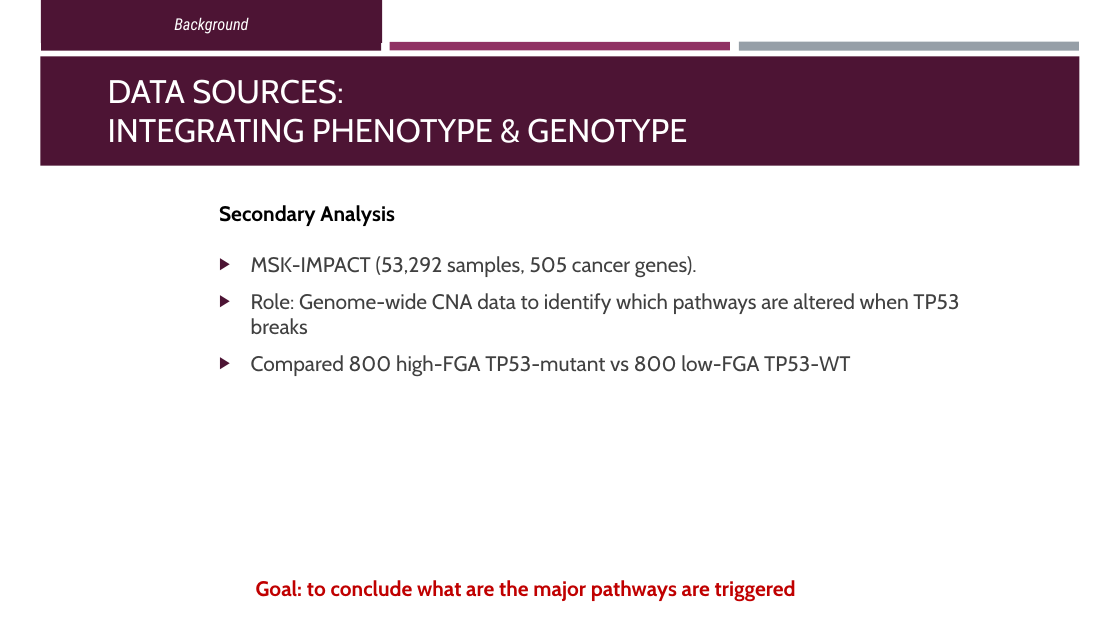
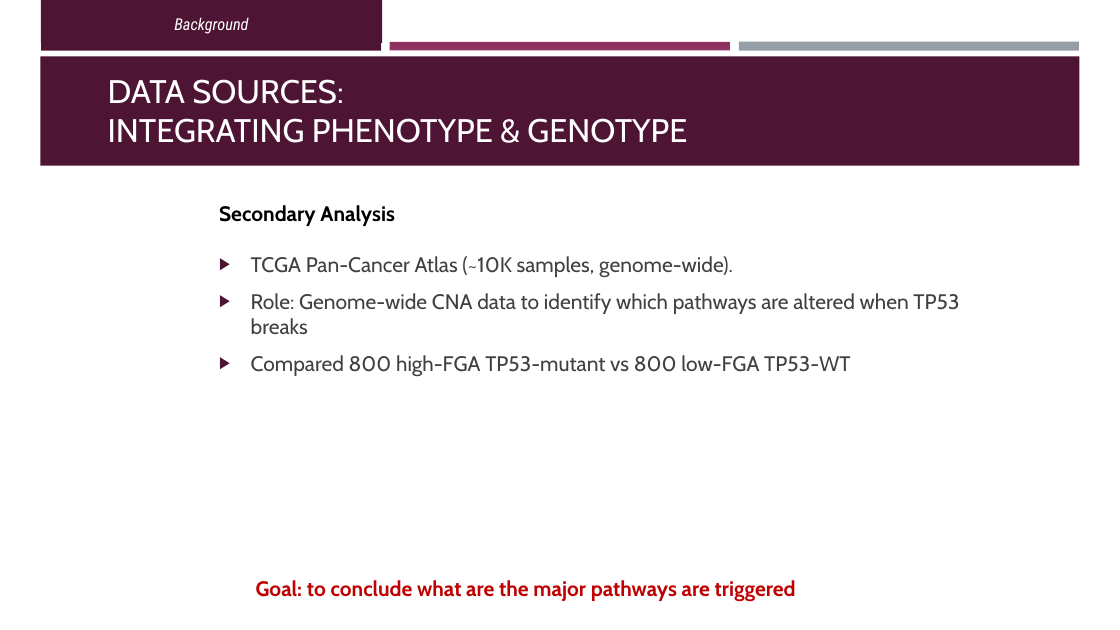
Before and after one commit to OrnitB/cancer_bioinformatics, a slide deck: slide 10 of project/project_background/Final Project Presentation - Ornit - Cancer Bioinfo March 2026.pptx. Drawn at 1120x630 pixels with LibreOffice and Linux fonts; fonts in the diff are those of the drawing. Boxes give left, top, right and bottom in pixels: in the first picture for what was removed or moved away, otherwise in the second. Text is boxed around its words. In the diff, an @@ line names an element or a change of style, - is before the commit and + after.

Commit message:
used tcga instead of msk-impact for an unbiased analysis

```diff
--- a/project/project_background/Final Project Presentation - Ornit - Cancer Bioinfo March 2026.pptx
+++ b/project/project_background/Final Project Presentation - Ornit - Cancer Bioinfo March 2026.pptx
@@ text at [251,256,733,278]: text changed @@
-▶ MSK-IMPACT (53,292 samples, 505 cancer genes).
+▶ TCGA Pan-Cancer Atlas (~10K samples, genome-wide).
```
Also in this commit, not shown: 4 other slides changed, 1 other file.
